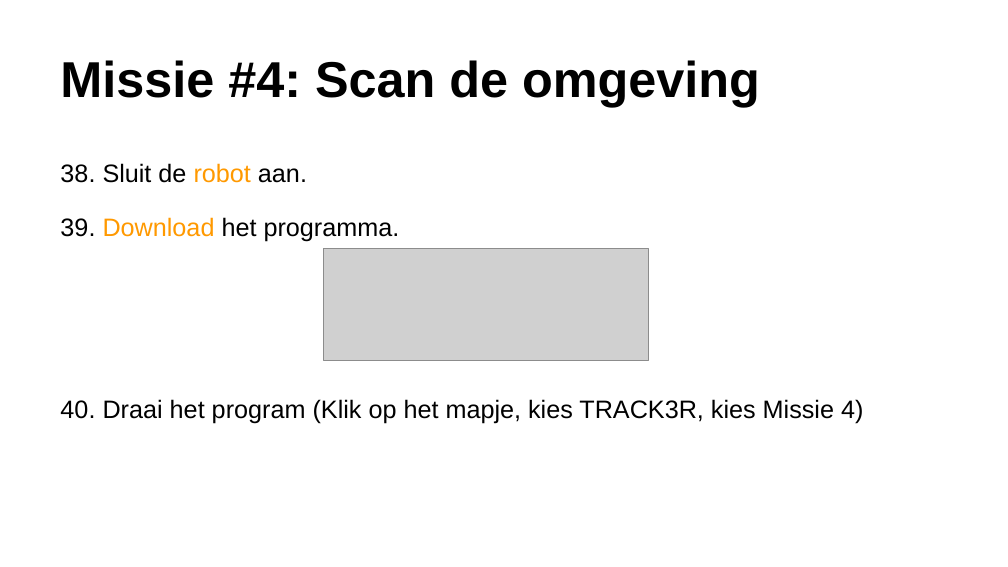
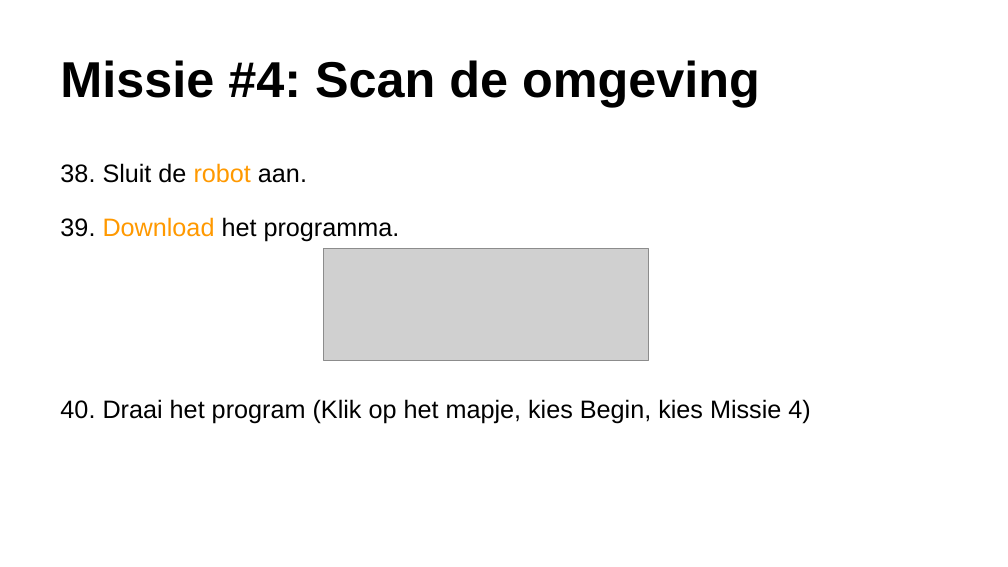
Before and after one commit to zilverstede/Devoxx4kids-Mindstorms, a slide deck: slide 34 of Devoxx4Kids Mindstorms Workshop NL.pptx. Drawn at 1008x567 pixels with LibreOffice and Linux fonts; fonts in the diff are those of the drawing; grey boxes stand for pictures; background and template pictures are left out. Boxes give left, top, right and bottom in pixels: in the first picture for what was removed or moved away, otherwise in the second. Text is boxed around its words. In the diff, an @@ line names an element or a change of style, - is before the commit and + after.

```diff
--- a/Devoxx4Kids Mindstorms Workshop NL.pptx
+++ b/Devoxx4Kids Mindstorms Workshop NL.pptx
@@ text at (60, 399, 810, 424): text changed @@
-40. Draai het program (Klik op het mapje, kies TRACK3R, kies Missie 4)
+40. Draai het program (Klik op het mapje, kies Begin, kies Missie 4)
```
Also in this commit, not shown: 4 other slides changed.
